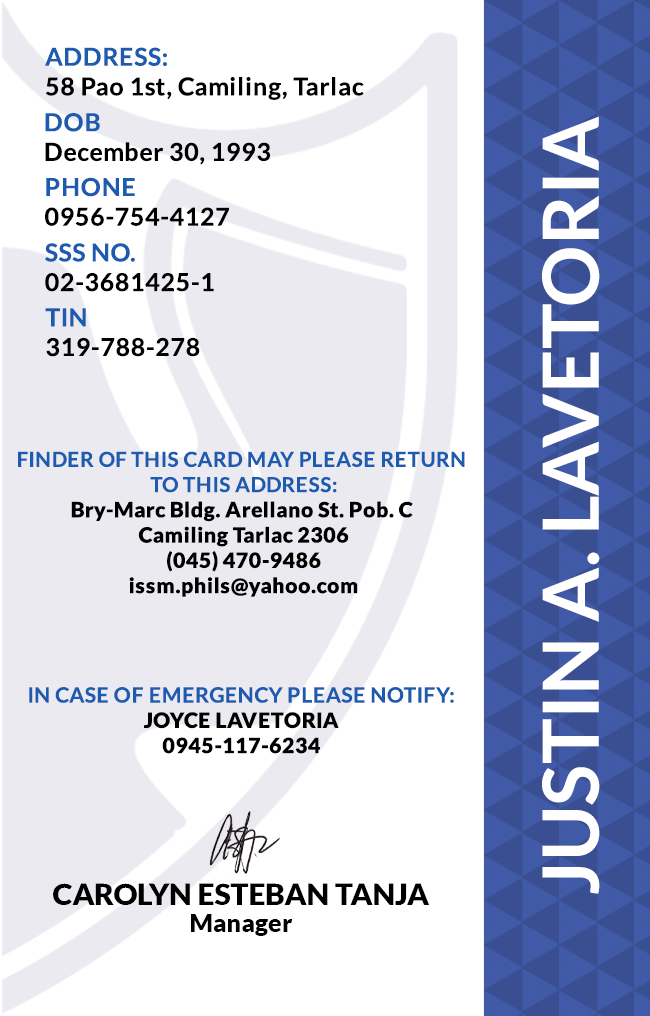
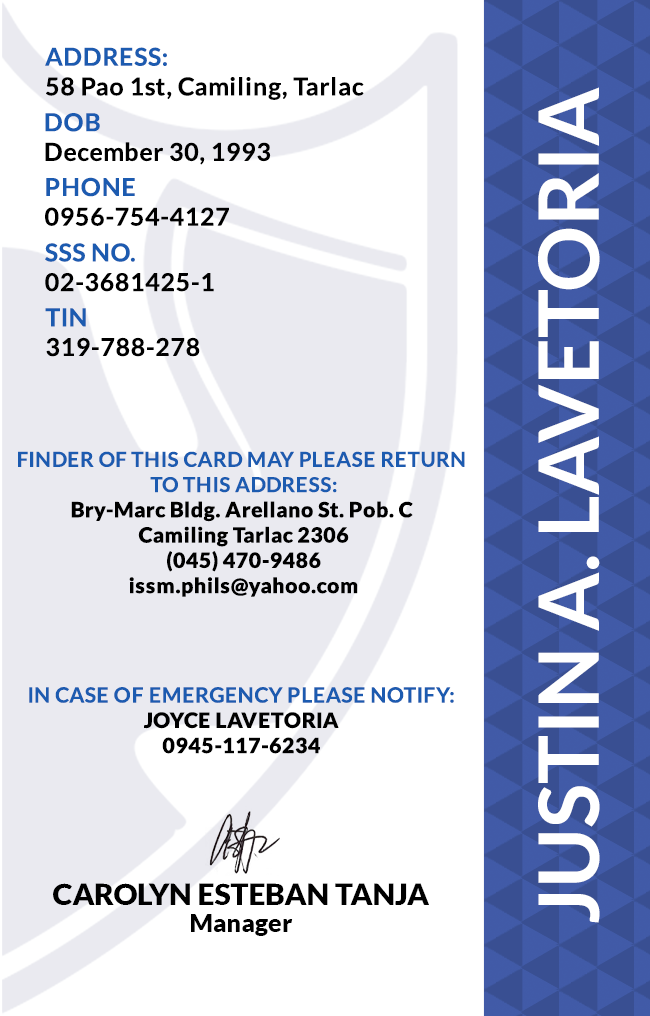
Layer changes from the first (650, 1016) image to the second:
painted on "JUSTIN A. LAVETORIA" over (x1=538, y1=87, x2=600, y2=923)
